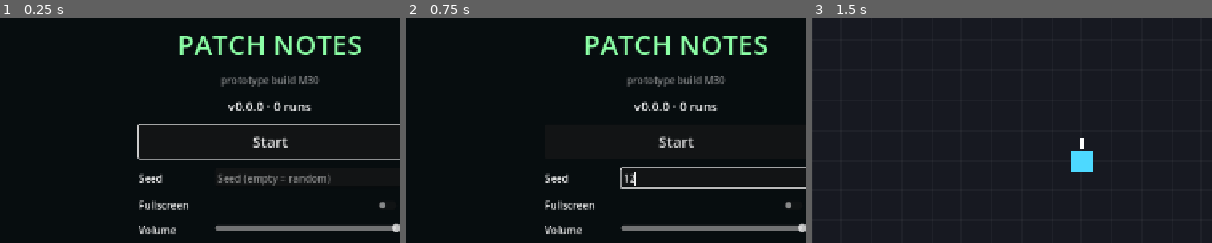
Above: before the commit, frames 1-3 (left to right).
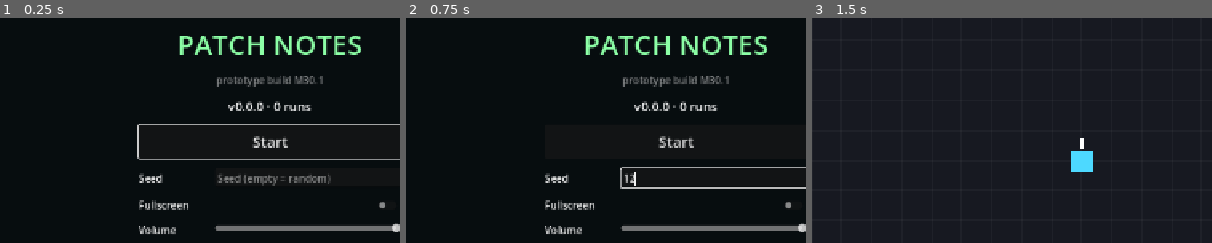
Above: after the commit, the same moments.

Repository: mrafael1/PatchNote
Game: Godot game, scene res://ui/start_screen.tscn
Two runs of this game, one before a commit and one after it. Both use one fixed random seed, a clock stepped at 60 frames per second and the inputs below.
Inputs (mouse positions are % of the whole screen's width and height, from its top left):
- Up to frame 1 (0.25 s): no input
- Up to frame 2 (0.75 s): click (55, 57) at 0.52 s; type "12" at 0.6 s
- Up to frame 3 (1.5 s): click "Start" at 1.25 s
The pictures show only the part of the screen within x 16-66%, y 22-72%; the shares and areas given below are measured in that part.

The runs differ from the first frame. In frame 1, 0.6% of the frame differs, in the area x 54-81%, y 25-31%; in frame 2, 0.6%; in frame 3, nothing differs.

Commit message:
M30.1: the AI gives up on the build that cannot move
Owner: "first run test is too long, ai should tell after 5 sec 'ok, we're
not going anywhere'".

- v0.0.0's smoke test stops at Tuning.smoke_stop_time = 5 s. The HUD
  countdown still shows about 15 s of the planned 20. The AI says "Okay.
  We're not going anywhere. Stopping the test.", the countdown disappears,
  and the run ends smoke_stop_read = 2 s later. The report reads "SMOKE TEST
  OF v0.0.0 - STOPPED BY THE AI" and the record has smoke_stopped.
- v0.0.1 (moves, nothing to shoot) keeps its full 20 s.
- Transition.last_toast() for tests.

Check: tests (338) and bot runs pass; the save chain's first run is now 7.0 s.
The real-save guard failed because the owner was playing the exported M30
build during the check (its runs.jsonl lines are bot=false, build=M30), not
because of a leak.

Co-Authored-By: Claude Opus 5.5 <noreply@anthropic.com>

Diff:
--- a/core/tuning.gd
+++ b/core/tuning.gd
@@ -144,6 +144,11 @@
 # The first builds miss a basic (PLAN v5 4.8): their run is a short smoke test with no
 # prompts, survived when this much game time has passed.
 var smoke_test_duration := 20.0
+# Without movement the AI gives up early (owner, 2026-11-22): it says so at this much
+# game time, with most of the countdown still on the clock, and the run ends once the
+# line has had smoke_stop_read seconds on screen.
+var smoke_stop_time := 5.0
+var smoke_stop_read := 2.0
 
 # --- Dev session (PLAN v5 4) ---
 var session_cards := 3            # cards in a 3-changes session
--- a/genres/topdown/topdown_genre.gd
+++ b/genres/topdown/topdown_genre.gd
@@ -81,12 +81,19 @@
 	if not missing.is_empty():
 		# A build that misses a basic (PLAN v5 4.8) plays a short smoke test: no prompts.
 		run_loop.smoke_duration = Tuning.smoke_test_duration
+		if missing[0] == &"movement":
+			run_loop.smoke_stop_at = Tuning.smoke_stop_time
+			run_loop.smoke_stop_line = SMOKE_STOP_LINE
 		shell.director.enabled = false
 		if shell.transition:
 			shell.transition.say(smoke_line(missing))
 	run_loop.phase_changed.connect(func(phase: StringName) -> void:
 		if phase == RunLoop.RELEASE_CANDIDATE and shell.sound:
 			shell.sound.play(&"release_candidate", 0.0))
+
+
+## The AI gives up on the build that cannot move (owner, 2026-11-22).
+const SMOKE_STOP_LINE := "Okay. We're not going anywhere. Stopping the test."
 
 
 ## The AI's line at the start of a smoke test, about the first basic still missing.
--- a/main.gd
+++ b/main.gd
@@ -5,7 +5,7 @@
 ## and hands the run itself to the genre: arena, world, player, camera, spawner and
 ## pacing all live in the Genre node it builds. It never branches on a genre id.
 
-const BUILD := "M30"
+const BUILD := "M30.1"
 
 ## Survive scene reloads: F5 restarts the same seed, "New build" keeps the genre.
 static var next_seed := -1
--- a/systems/run_loop.gd
+++ b/systems/run_loop.gd
@@ -26,6 +26,11 @@
 ## > 0: this build misses a basic and its run is a smoke test (PLAN v5 4.8): no prompts,
 ## survived once this much game time has passed.
 var smoke_duration := 0.0
+## >= 0: the AI stops the smoke test at this game time with smoke_stop_line, and the
+## run ends Tuning.smoke_stop_read later (the build that cannot move, PLAN v5 4.8).
+var smoke_stop_at := -1.0
+var smoke_stop_line := ""
+var smoke_stopped := false
 var record: Dictionary = {}  ## telemetry record of the finished run
 
 var _report_at := -1.0
@@ -39,7 +44,13 @@
 	match phase:
 		PLAY:
 			if smoke_duration > 0.0:
-				if RunState.game_time >= smoke_duration:
+				if smoke_stop_at >= 0.0 and not smoke_stopped and RunState.game_time >= smoke_stop_at:
+					smoke_stopped = true
+					RunState.log_event(&"smoke_stopped")
+					if transition:
+						transition.say(smoke_stop_line)
+				var ends_at := smoke_stop_at + Tuning.smoke_stop_read if smoke_stopped else smoke_duration
+				if RunState.game_time >= ends_at:
 					end(&"win")
 			elif _prompts_done():
 				_start_release_candidate()
@@ -72,9 +83,10 @@
 	phase_changed.emit(phase)
 
 
-## Seconds of the smoke test still to go; -1 when the run is not one.
+## Seconds of the smoke test still to go; -1 when the run is not one, or once the AI
+## has stopped it (the countdown never gets to finish).
 func smoke_time_left() -> float:
-	if smoke_duration <= 0.0 or phase != PLAY:
+	if smoke_duration <= 0.0 or phase != PLAY or smoke_stopped:
 		return -1.0
 	return maxf(0.0, smoke_duration - RunState.game_time)
 
@@ -112,6 +124,7 @@
 				"used": director.charges_earned - director.charges if director else 0},
 		"reached_release_candidate": rc_started_at >= 0.0,
 		"smoke_test": smoke_duration > 0.0,
+		"smoke_stopped": smoke_stopped,
 		"missing_basics": Unlocks.missing_basics().map(func(b: StringName) -> String: return String(b)),
 		"bot": player != null and player.has_method(&"is_bot") and player.is_bot(),
 		"invincible": RunState.invincible,
--- a/systems/transition.gd
+++ b/systems/transition.gd
@@ -259,6 +259,11 @@
 	_hint = line
 
 
+## The AI line on screen ("" when none is showing).
+func last_toast() -> String:
+	return _toast.text if _toast.visible else ""
+
+
 func _show_toast(line: String) -> void:
 	if line == "" and _hint == "":
 		return
--- a/tests/gut/test_first_builds.gd
+++ b/tests/gut/test_first_builds.gd
@@ -153,3 +153,44 @@
 	assert_true(text.begins_with("SMOKE TEST OF v0.0.0"))
 	assert_string_contains(text, "You tried to move")
 	RunState.set_pause(&"report", false)
+
+
+## Owner, 2026-11-22: the first run is too long. Without movement the AI gives up at
+## 5 s, with most of the countdown left, and says so; the run ends once it is read.
+func test_the_ai_stops_the_build_that_cannot_move_after_5_seconds() -> void:
+	SaveGame.go_live(TEST_PATH, true)
+	var game := await _game()
+	RunState.game_time = Tuning.smoke_stop_time - 0.5
+	await wait_physics_frames(2)
+	assert_false(game.run_loop.smoke_stopped)
+	assert_gt(game.run_loop.smoke_time_left(), 10.0, "the countdown shows the planned 20 s")
+	RunState.game_time = Tuning.smoke_stop_time
+	await wait_physics_frames(2)
+	assert_true(game.run_loop.smoke_stopped)
+	assert_false(game.run_loop.is_over(), "the line gets its time on screen")
+	assert_eq(game.transition.last_toast(), "AI: " + TopdownGenre.SMOKE_STOP_LINE)
+	assert_lt(game.run_loop.smoke_time_left(), 0.0, "the countdown is gone")
+	RunState.game_time = Tuning.smoke_stop_time + Tuning.smoke_stop_read
+	await wait_physics_frames(2)
+	assert_true(game.run_loop.is_over())
+	var rec: Dictionary = game.run_loop.record
+	assert_true(rec.smoke_stopped)
+	assert_lt(Tuning.smoke_stop_time + Tuning.smoke_stop_read, Tuning.smoke_test_duration)
+	var text := ReportScreen.report_text(&"win", rec)
+	assert_true(text.begins_with("SMOKE TEST OF v0.0.0  -  STOPPED BY THE AI"), text.get_slice("\n", 0))
+	RunState.set_pause(&"report", false)
+
+
+func test_the_build_that_moves_plays_its_whole_smoke_test() -> void:
+	SaveGame.go_live(TEST_PATH, true)
+	SaveGame.ship(&"basic_movement", GameVersion.PATCH)
+	var game := await _game()
+	RunState.game_time = Tuning.smoke_test_duration - 1.0
+	await wait_physics_frames(2)
+	assert_false(game.run_loop.smoke_stopped)
+	assert_false(game.run_loop.is_over())
+	RunState.game_time = Tuning.smoke_test_duration
+	await wait_physics_frames(2)
+	assert_true(game.run_loop.is_over())
+	assert_false(game.run_loop.record.smoke_stopped)
+	RunState.set_pause(&"report", false)
--- a/ui/report_screen.gd
+++ b/ui/report_screen.gd
@@ -141,8 +141,10 @@
 	var lines: Array[String] = []
 	# PLAN v5 1.6: the run is a playtest of the game's version; the build is flavour.
 	var smoke: bool = record.get("smoke_test", false)
-	lines.append("%s OF %s  -  %s" % ["SMOKE TEST" if smoke else "PLAYTEST", game_version,
-			"BUILD SURVIVED" if outcome == &"win" else "CRASHED AT BUILD %d" % build])
+	var result := "BUILD SURVIVED" if outcome == &"win" else "CRASHED AT BUILD %d" % build
+	if record.get("smoke_stopped", false):
+		result = "STOPPED BY THE AI"
+	lines.append("%s OF %s  -  %s" % ["SMOKE TEST" if smoke else "PLAYTEST", game_version, result])
 	lines.append("")
 	lines.append("Time        %s" % _clock(duration))
 	lines.append("Kills       %d" % int(record.get("kills", RunState.kills)))
Not shown, changed: PLAN.md
